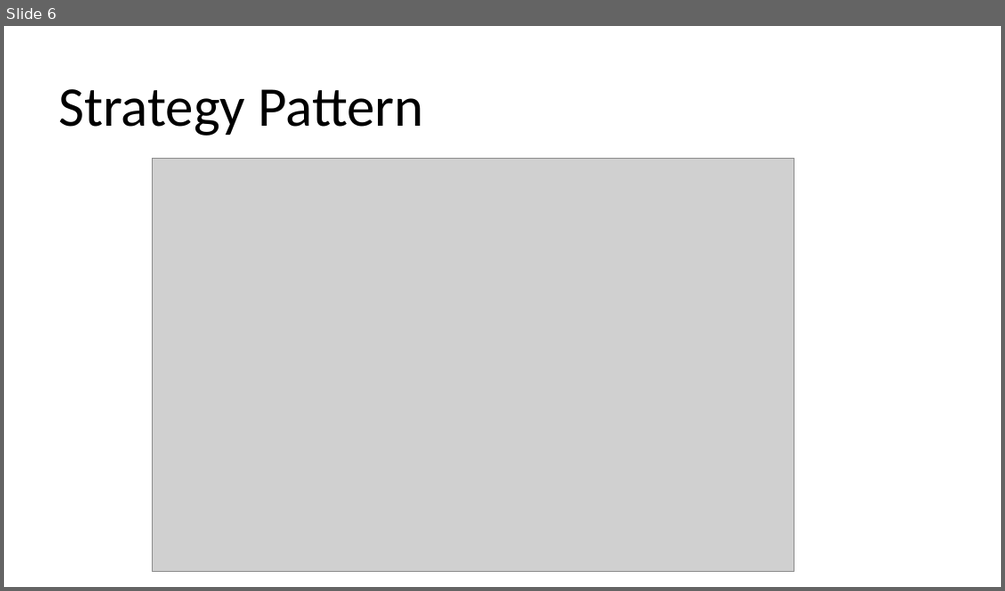
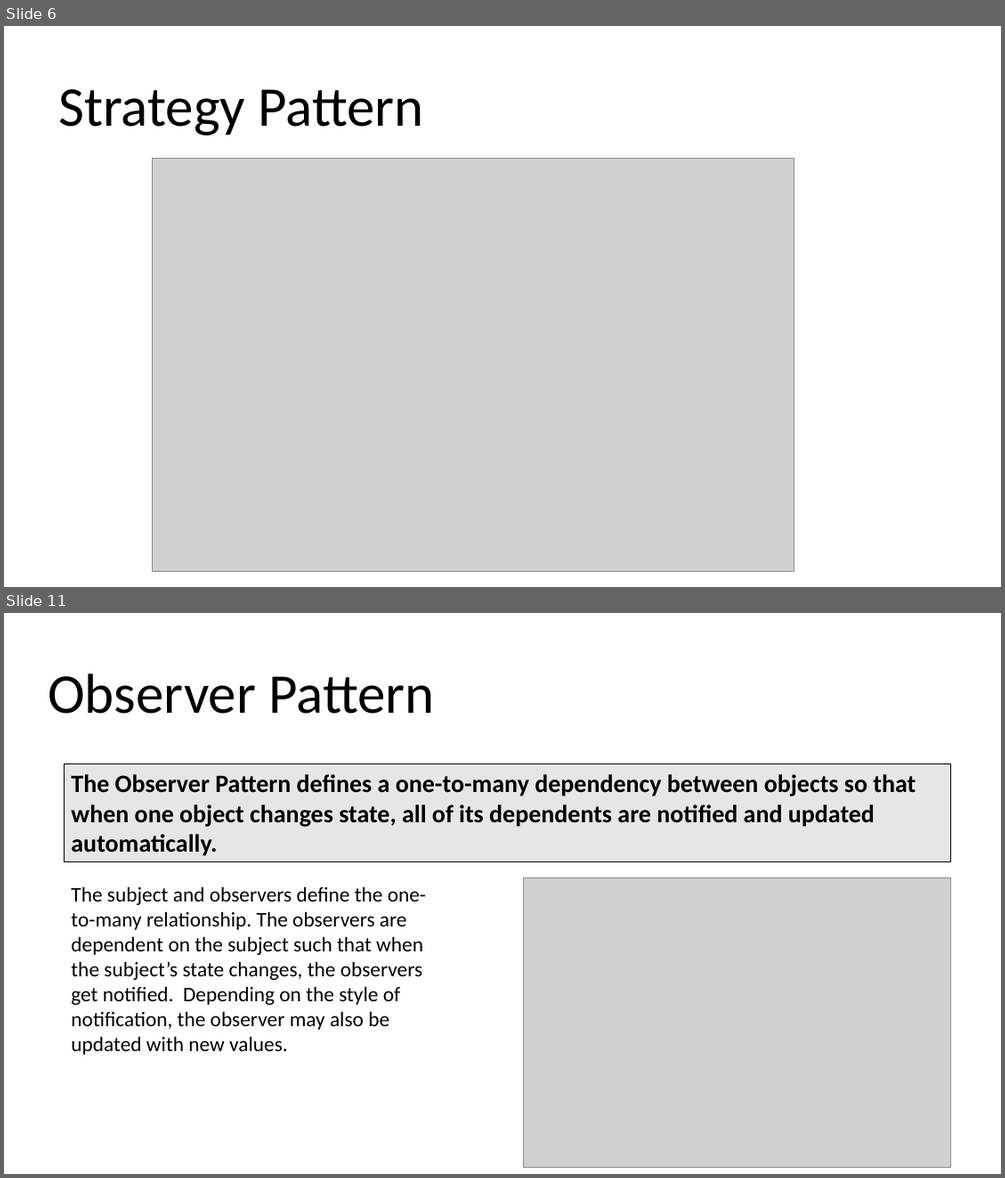
Before and after one commit to martindiazgrizzuti/GOFDesignPatterns, a slide deck: Anotaciones.pptx. Shown one above the other, each under a label of ours: slide 6 before the commit, slides 6 and 11 after it; the slides between them are not shown. The pictures are 1005x591 and 1005x1178 pixels, drawn with LibreOffice and Linux fonts; fonts in the diff are those of the drawing; grey boxes stand for pictures. Boxes give left, top, right and bottom in pixels: in the first picture for what was removed or moved away, otherwise in the second. Text is boxed around its words. In the diff, an @@ line names an element or a change of style, - is before the commit and + after.

Commit message:
Observer Pattern en ppt - teoría

```diff
--- a/Anotaciones.pptx
+++ b/Anotaciones.pptx
@@ slide 11 added at [4, 613, 1001, 1174], background #FFFFFF @@
@@ text added at [48, 674, 434, 714], 54 pt, text #000000 @@
+Observer Pattern
@@ rectangle added at [64, 764, 951, 862], fill #E7E6E6, outline #000000 0.75 pt, 24 pt, text #000000, bold @@
+The Observer Pattern deﬁnes a one-to-many dependency between objects so that when one object changes state, all of its dependents are notiﬁed and updated automatically.
@@ picture added at [524, 877, 951, 1167] @@
@@ text added at [71, 886, 426, 1054], 20 pt, text #000000 @@
+The subject and observers define the one-to-many relationship. The observers are dependent on the subject such that when the subject’s state changes, the observers get notified. Depending on the style of notification, the observer may also be updated with new values.
```
Also in this commit, not shown: 1 slide changed, 8 other slides added.
